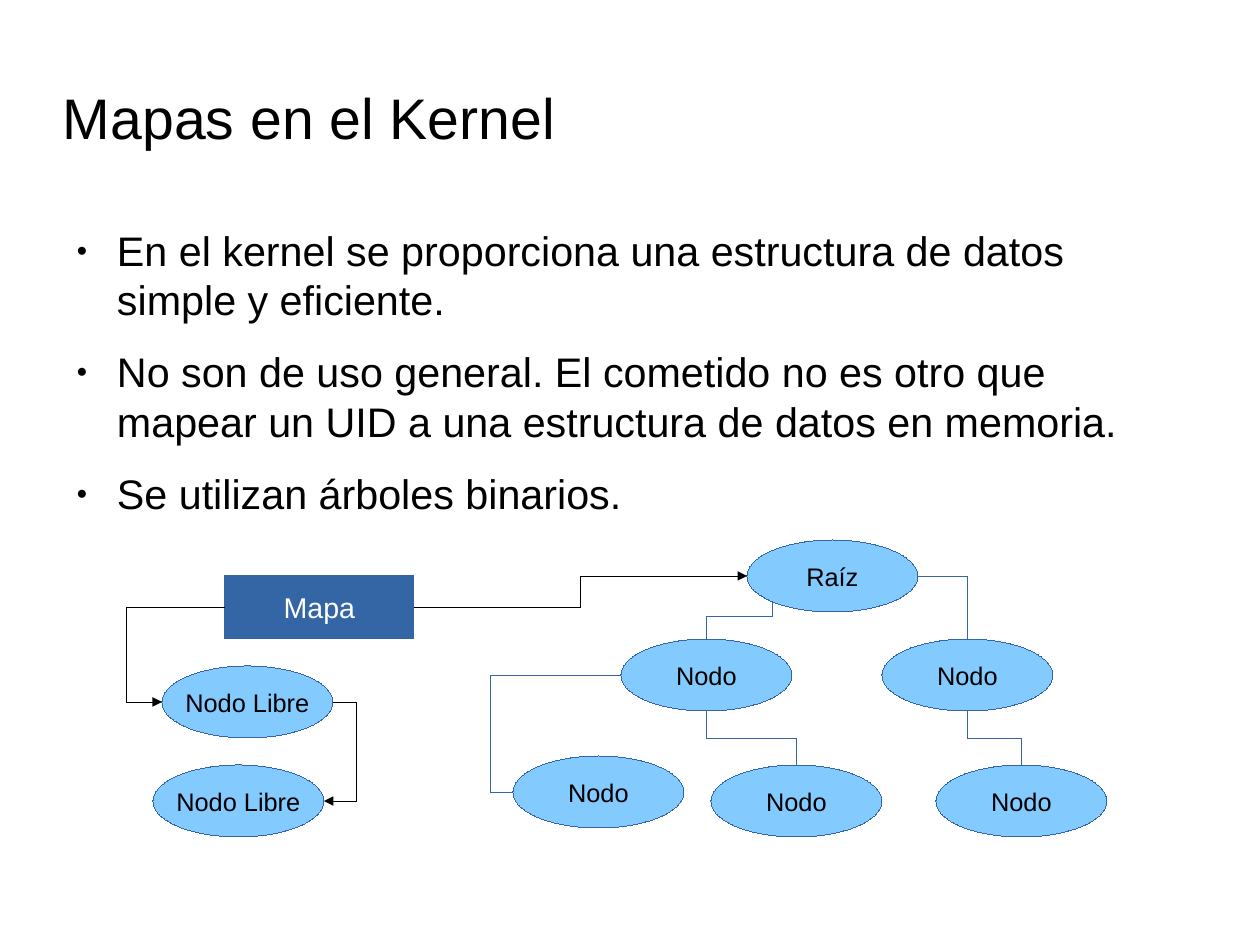
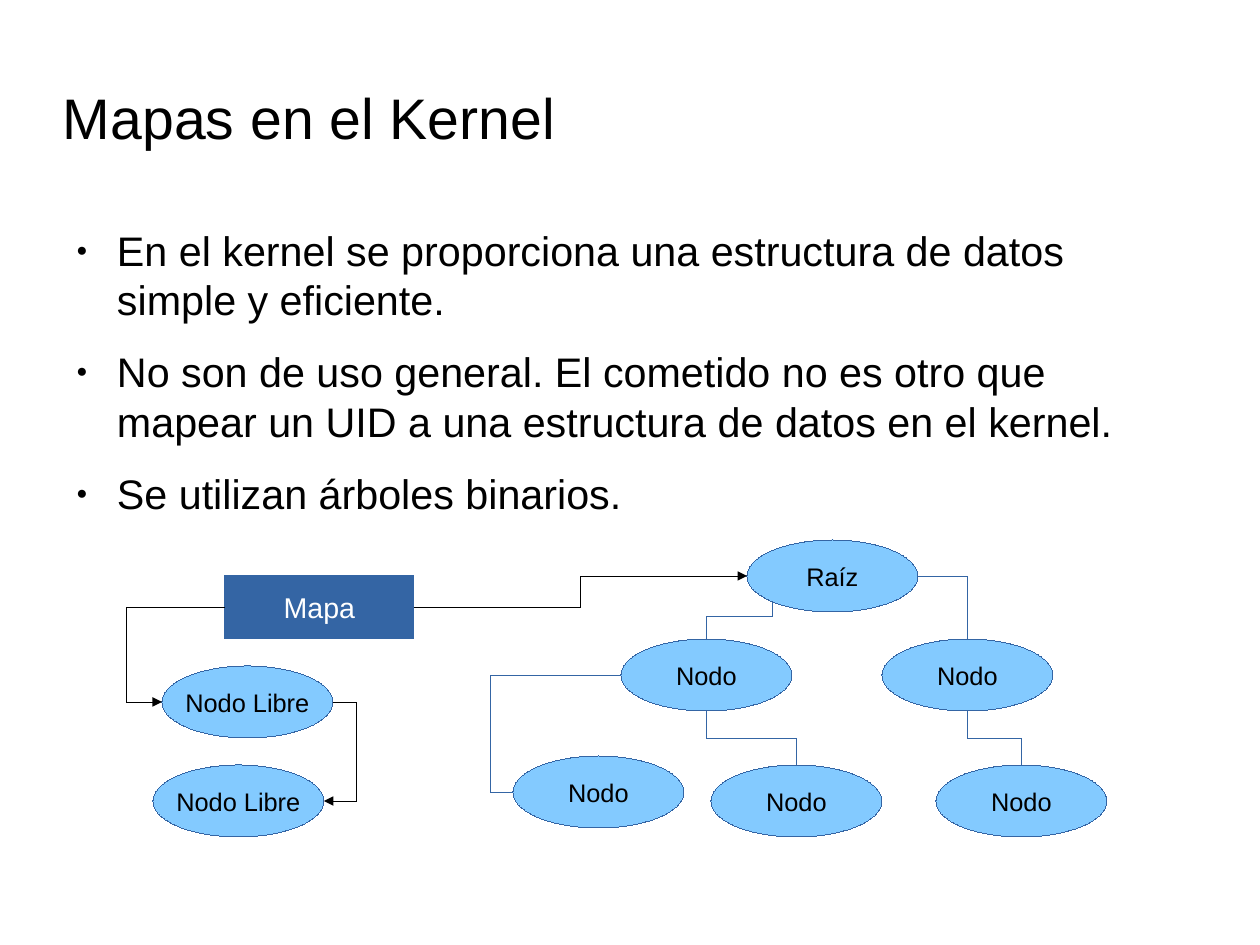
Before and after one commit to tombe85/lin, a slide deck: slide 6 of presentacion/EstructurasDeDatosKernelMigVersion.odp. Drawn at 1260x945 pixels with LibreOffice and Linux fonts; fonts in the diff are those of the drawing; background and template pictures are left out. Boxes give left, top, right and bottom in pixels: in the first picture for what was removed or moved away, otherwise in the second. Text is boxed around its words. In the diff, an @@ line names an element or a change of style, - is before the commit and + after.

```diff
--- a/presentacion/EstructurasDeDatosKernelMigVersion.odp
+++ b/presentacion/EstructurasDeDatosKernelMigVersion.odp
@@ text at [117,357,1112,445]: text changed @@
-● No son de uso general. El cometido no es otro que mapear un UID a una estructura de datos en memoria.
+● No son de uso general. El cometido no es otro que mapear un UID a una estructura de datos en el kernel.
```
Also in this commit, not shown: 4 other slides changed, 1 slide added.
